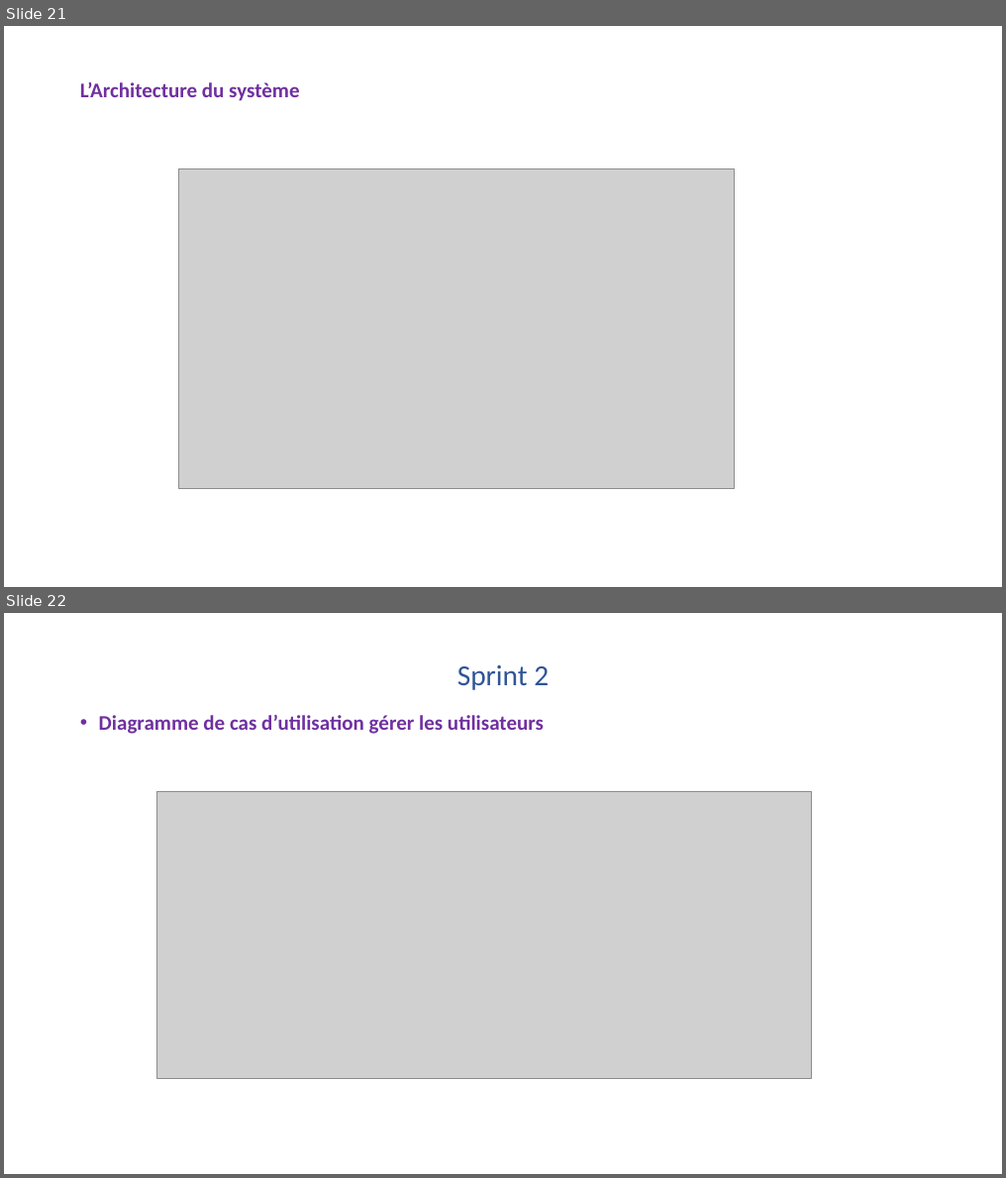
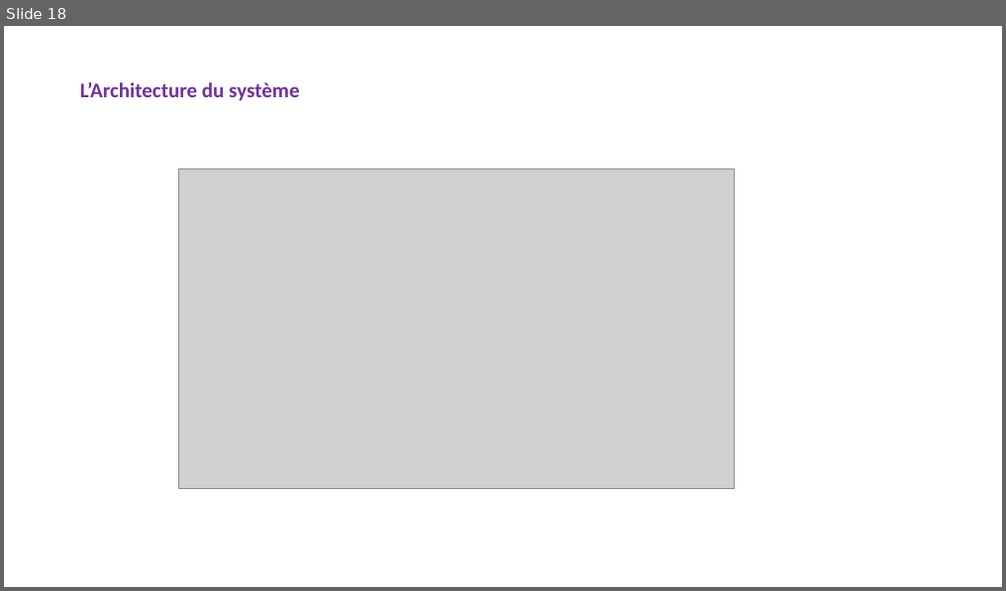
Before and after one commit to HabibAroua/Conception-la-mise-en-place-et-test-d-une-application-d-Internet-of-Mobile-Things, a slide deck: ppe-presentation.pptx. Shown one above the other, each under a label of ours: slides 21 and 22 before the commit, slide 18 after it. The pictures are 1006x1178 and 1006x591 pixels, drawn with LibreOffice and Linux fonts; fonts in the diff are those of the drawing; grey boxes stand for pictures. Boxes give left, top, right and bottom in pixels: in the first picture for what was removed or moved away, otherwise in the second. Text is boxed around its words. In the diff, an @@ line names an element or a change of style, - is before the commit and + after.

```diff
--- a/ppe-presentation.pptx
+++ b/ppe-presentation.pptx
@@ slide 22 removed at <box>4,613,1002,1174</box>, background #FFFFFF @@
@@ title removed at <box>457,665,548,690</box> @@
-Sprint 2
@@ text removed at <box>99,715,544,734</box> @@
-• Diagramme de cas d’utilisation gérer les utilisateurs
@@ picture removed at <box>156,792,812,1078</box> @@
@@ what was slide 21 is now slide 18 @@
```
Also in this commit, not shown: 4 slides changed, 2 slides added, 3 other slides removed.
